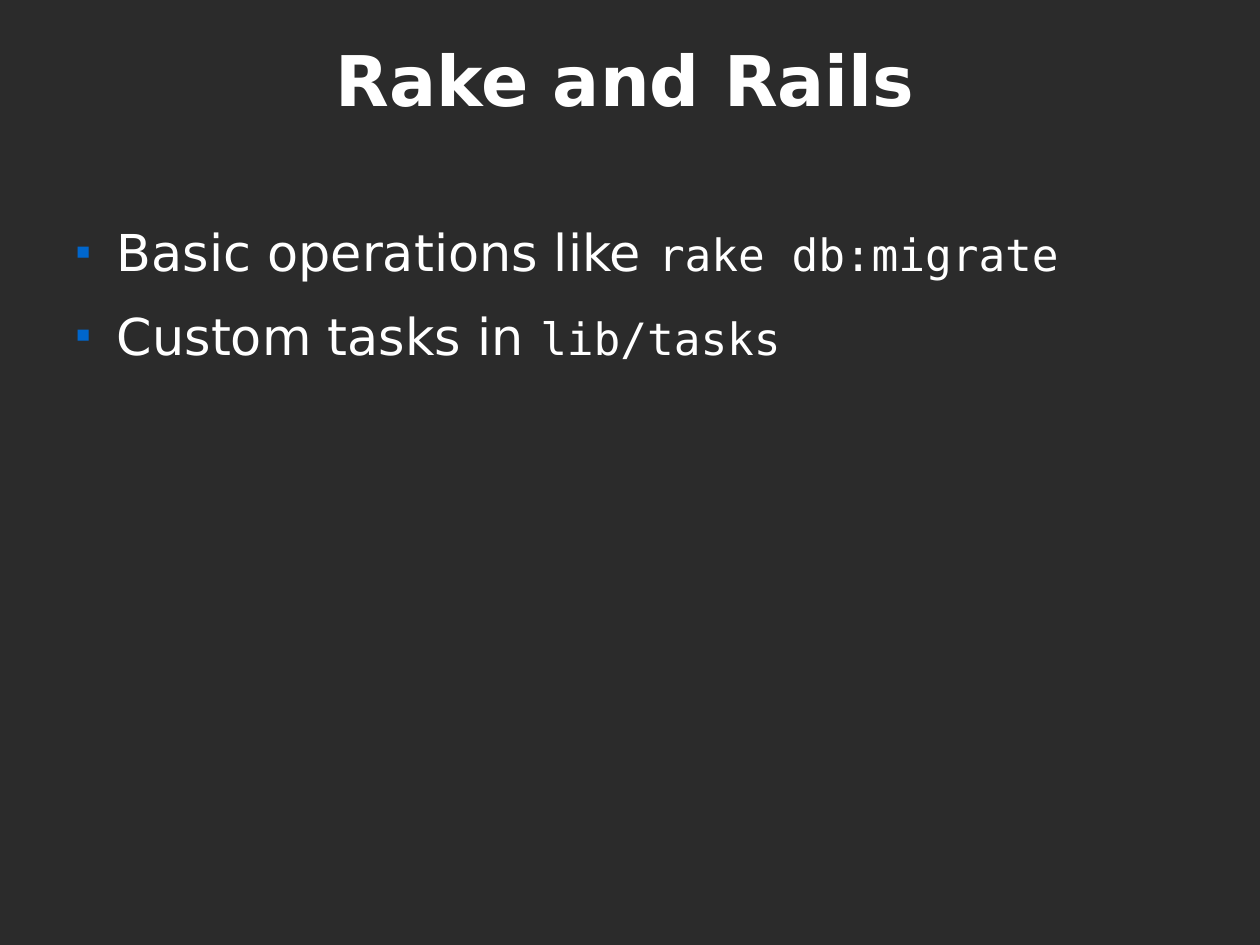
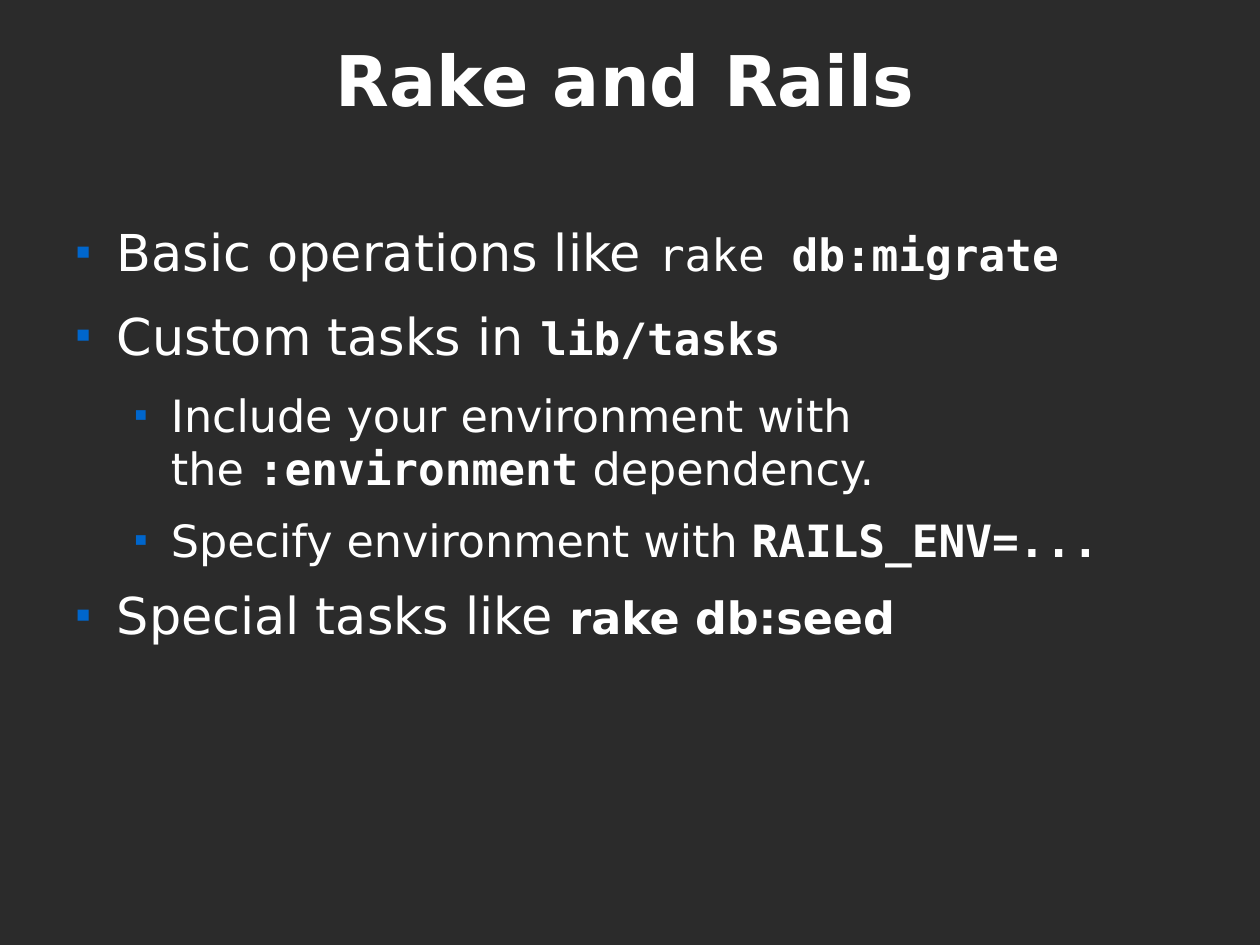
Before and after one commit to pdg137/rakepres, a slide deck: slide 7 of pres.odp (slide 6 before the commit). Drawn at 1260x945 pixels with LibreOffice and Linux fonts; fonts in the diff are those of the drawing; background and template pictures are left out; a plain dark background stands for a picture behind light text. Boxes give left, top, right and bottom in pixels: in the first picture for what was removed or moved away, otherwise in the second. Text is boxed around its words. In the diff, an @@ line names an element or a change of style, - is before the commit and + after.

```diff
--- a/pres.odp
+++ b/pres.odp
@@ text at box(117, 232, 1059, 359): bold on in "db:migrate", "lib/tasks" @@
@@ text at box(117, 398, 1099, 645): paragraphs added @@
+  ■ Include your environment with the :environment dependency.
+  ■ Specify environment with RAILS_ENV=...
+■ Special tasks like rake db:seed
```
Also in this commit, not shown: 3 other slides changed, 1 slide added, 2 other files.
